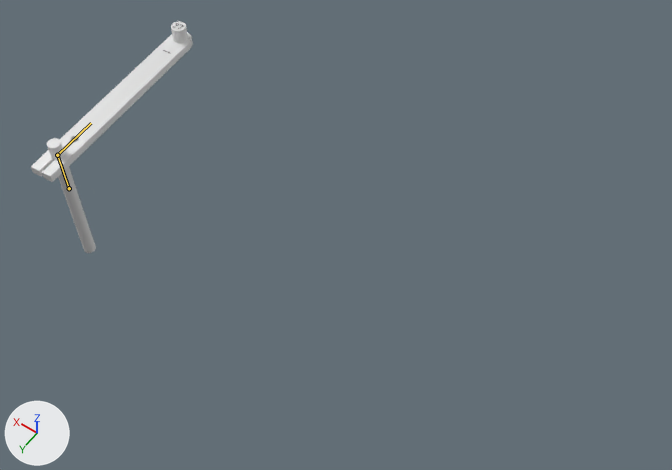
The glTF model Models/resetInput.glb: old version first, new version second.
Both versions are drawn from a 50 mm camera at (-0.068, 0.239, 0.4) aimed at (0.133, -0.043, -0.042). Lighting does not change. The marker at lower left points along +X, +Y and +Z. The picture after the commit comes second. Both versions are drawn at frame 6 of the action 'ResetInput_Pull'; the numbers are the values there. The bones that bend it are drawn over the model as lines.

The first picture shows '299_1_1'.
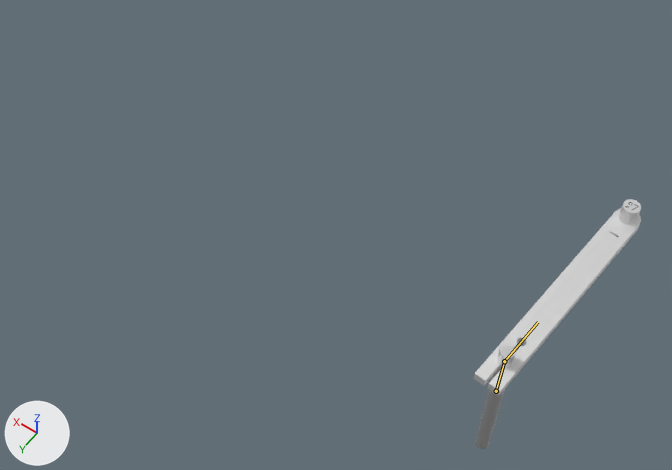
Patch to the scene script:
```diff
--- a/Models/resetInput.glb.py
+++ b/Models/resetInput.glb.py
@@ bone_rig_object @@
 bone_rig_object = bpy.data.objects['ResetInput']  # the whole rig 'ResetInput'
-bone_rig_object.location = (0.28, 0.03, 0.0)
+bone_rig_object.location = (0.0, 0.0, 0.0)
@@ bone_lever @@
 bone_lever = bpy.data.objects['ResetInput'].pose.bones['Lever']  # child of 'Root'
-bone_lever.rotation_quaternion = (0.999, 0.0, 0.0, -0.044)  # degrees (0, 0, -5)
+bone_lever.rotation_quaternion = (0.999, 0.0, 0.0, 0.044)  # degrees (0, 0, 5)
```

Where the change shows, as pixel boxes [x1, y1, x2, y2] in the pictures (672 x 470 px):
'299_1_1', posed (8% taller)
    before: [31, 21, 193, 253]
    after: [474, 199, 641, 449]
bone 'Lever', root to tip
    before: (57, 155) to (91, 123)
    after: (504, 361) to (538, 322)
